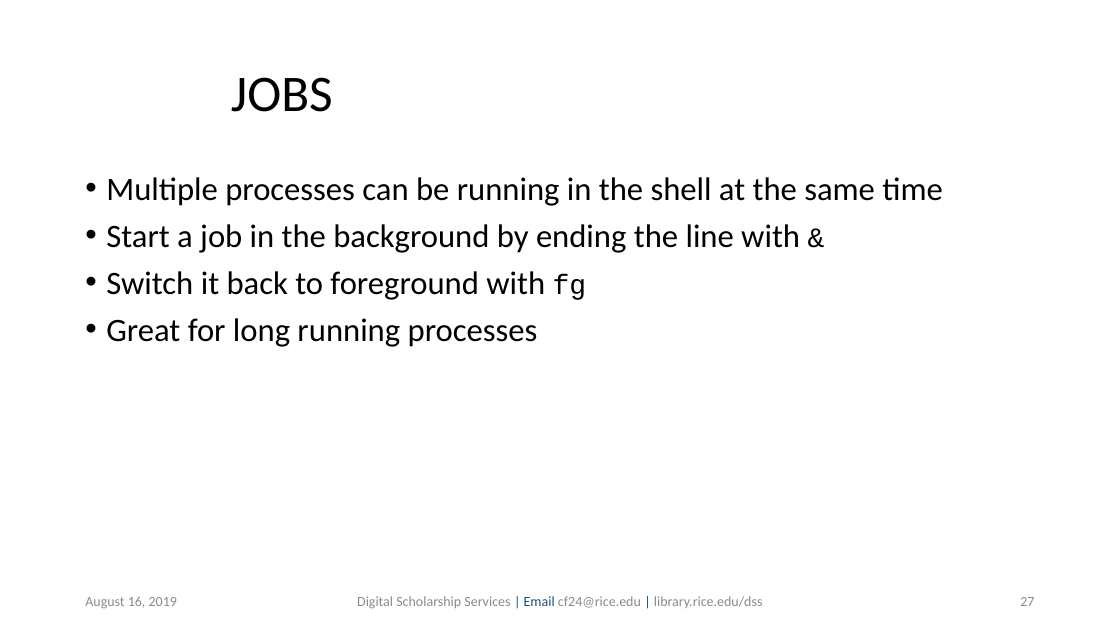
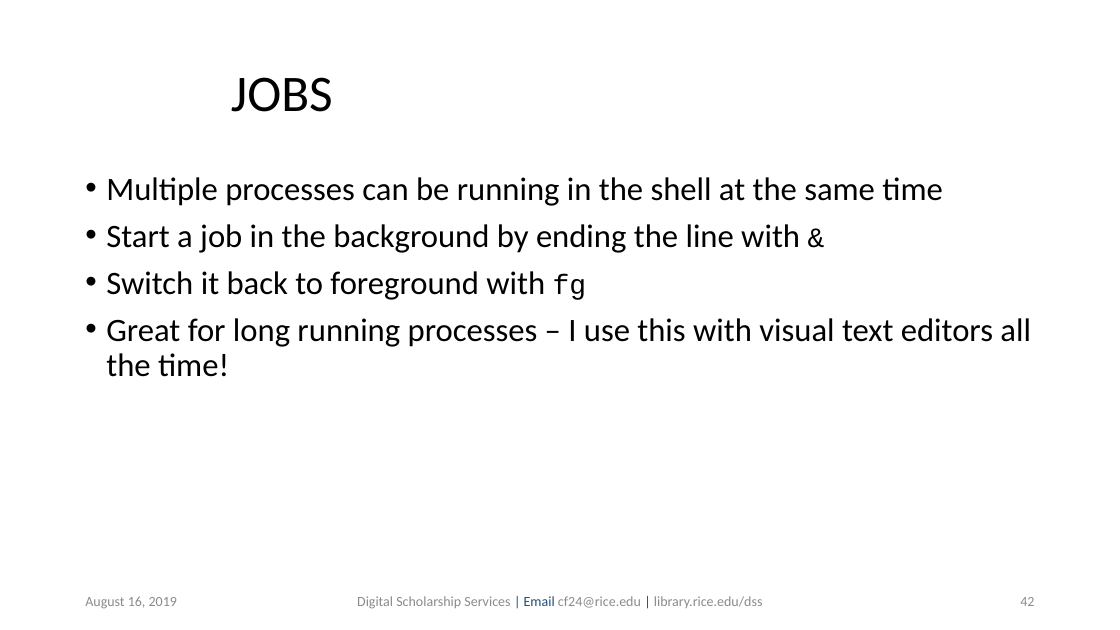
Before and after one commit to bakitybacon/rice-data-and-donuts, a slide deck: slide 42 of bash/Introduction to Bash.pptx (slide 27 before the commit). Drawn at 1120x630 pixels with LibreOffice and Linux fonts; fonts in the diff are those of the drawing; background and template pictures are left out. Boxes give left, top, right and bottom in pixels: in the first picture for what was removed or moved away, otherwise in the second. Text is boxed around its words. In the diff, an @@ line names an element or a change of style, - is before the commit and + after.

```diff
--- a/bash/Introduction to Bash.pptx
+++ b/bash/Introduction to Bash.pptx
@@ text at <box>106,318,1031,377</box>: text changed @@
-• Great for long running processes
+• Great for long running processes – I use this with visual text editors all the time!
@@ page number at <box>1020,597,1034,606</box>: text changed @@
-27
+42
```
Also in this commit, not shown: 10 other slides changed, 3 slides added, 1 slide removed.
